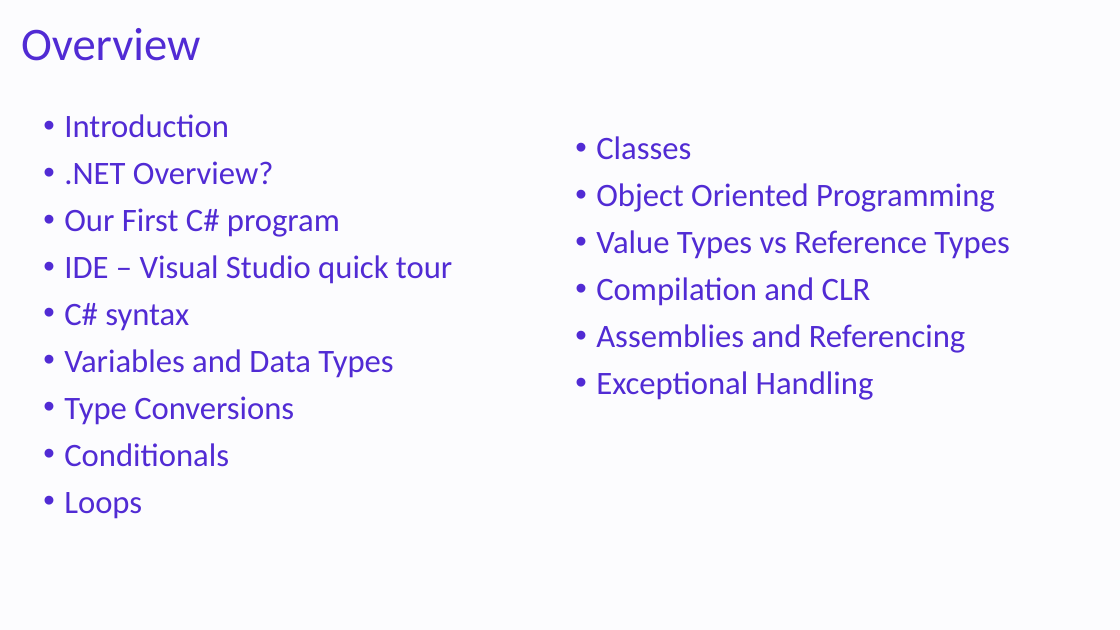
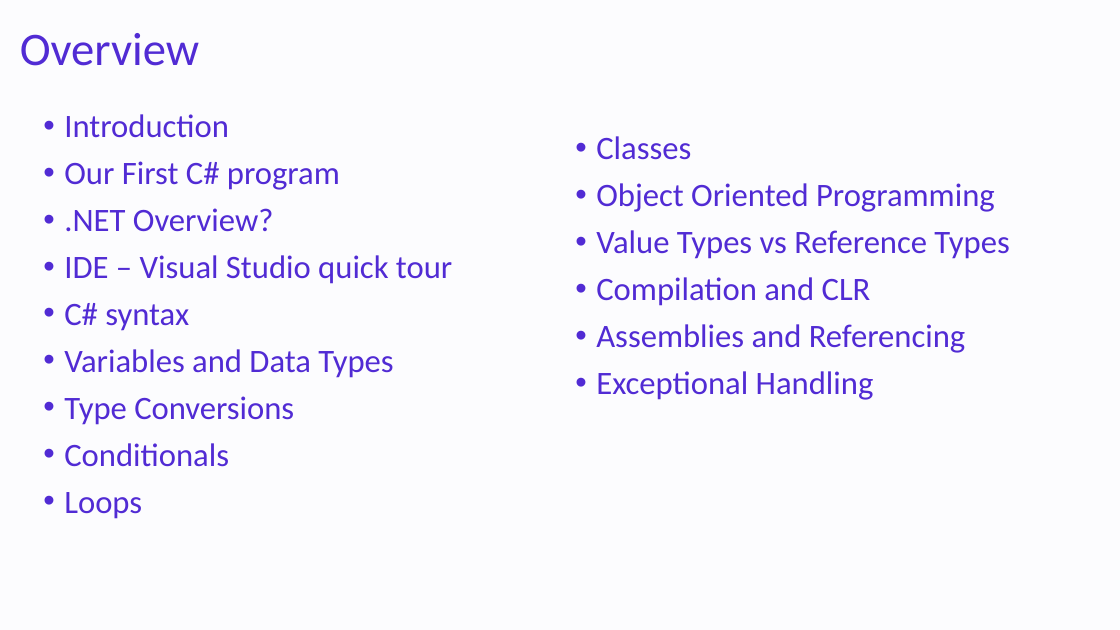
Before and after one commit to NaveenChittimalla/C-Sharp-Fundamentals, a slide deck: slide 3 of docs/C Sharp Programming Language - Fundaments.pptx. Drawn at 1120x630 pixels with LibreOffice and Linux fonts; fonts in the diff are those of the drawing. Boxes give left, top, right and bottom in pixels: in the first picture for what was removed or moved away, otherwise in the second. Text is boxed around its words. In the diff, an @@ line names an element or a change of style, - is before the commit and + after.

```diff
--- a/docs/C Sharp Programming Language - Fundaments.pptx
+++ b/docs/C Sharp Programming Language - Fundaments.pptx
@@ title "Overview": place and size @@
-title "Overview" at [21,28,200,61]
+title "Overview" at [20,33,199,66]
@@ text at [64,161,340,190]: paragraph added @@
+• Our First C# program
@@ text at [64,208,340,237]: paragraph removed @@
-• Our First C# program
```
Also in this commit, not shown: 5 other slides changed, 5 slides added, 1 other file.
